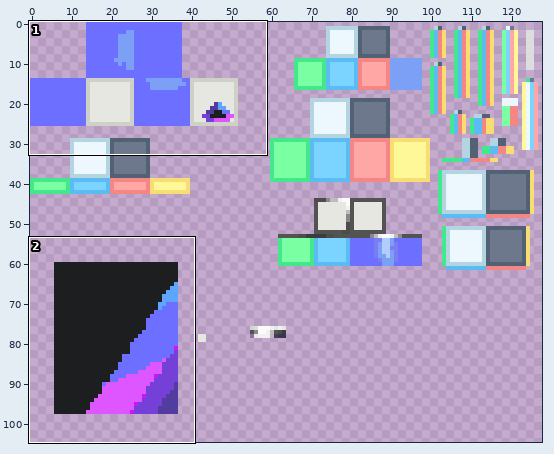
Sprite sheet: Drumset/DrumKit.png. Above: a wide view before the commit, with the close-up outlined.
Close-up. Earlier state:
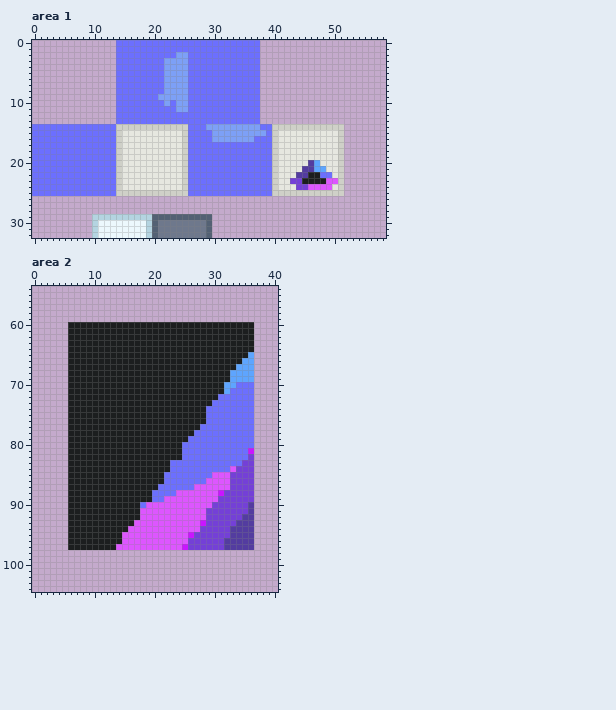
The file is 128x128 pixels. Colours within 5 levels of each other are drawn and written as one. Shown: area 1: x 0..58, y 0..32; area 2: x 0..40, y 54..104. The wide view leaves out empty margins.
Now the later version:
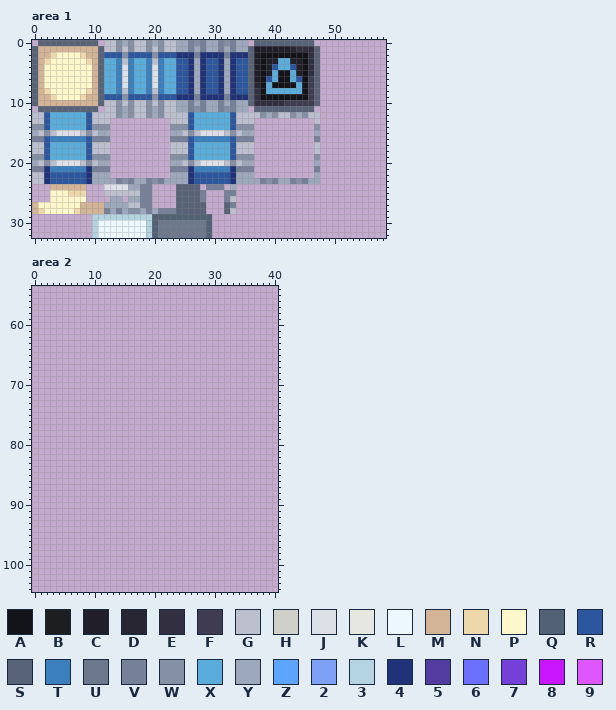
Palette (. is transparent): A #13131a  B #1c1e1f  C #1f1e29  D #282633  E #322f40  F #3f3b51  G #bcc0ce  H #cfd0c8  J #dee0e7  K #e6e7e0  L #ecf8fd  M #d3b497  N #edd7ab  P #fff7cc  Q #536174  R #2c569e  S #596378  T #3c7fbd  U #6e788c  V #768199  W #8590a5  X #5aacdb  Y #9ea8bd  Z #5ea5ff  2 #7da0f7  3 #b4d4e1  4 #203278  5 #533ca0  6 #6c6fff  7 #7440d7  8 #ca15ff  9 #dd56ff
Change:
Area 1:
y 0: x 1..10 .......... -> SSSSSSSSSS; x 12..46 ..666666666666666666666666......... -> GGWYWGGWYWGGYYVWVYYVWVYY.SSSSSSSSSS
y 1: x 0..47 ..............666666666666666666666666.......... -> SMMMMMMMMMMSGGWGWGGWGWGGYYVYVYYVYVYYSCCCCCCDEEES
y 2: x 0..47 ..............666666666622666666666666.......... -> SMMNPPPPNMMSRRRWRRRRWRRR444V4444V444SCAAAAAAAAES
y 3: x 0..47 ..............666666662222666666666666.......... -> SMNPPPPPPNMSXXTGTXXTGTXXRR4Y4RR4Y4RRSCACCXXCCAES
y 4: x 0..47 ..............666666662222666666666666.......... -> SMPPPPPPPPMSXXTJTXXTJTXXRR4Y4RR4Y4RRSCACRXXRCAES
y 5: x 0..47 ..............666666662222666666666666.......... -> SMPPPPPPPPMSXXTJTXXTJTXXRR4Y4RR4Y4RRSCACXAAXCAES
y 6: x 0..47 ..............666666662222666666666666.......... -> SMPPPPPPPPMSXXTJTXXTJTXXRR4Y4RR4Y4RRSCARXAAXRAFS
y 7: x 0..47 ..............666666662222666666666666.......... -> SMPPPPPPPPMSXXTJTXXTJTXXRR4Y4RR4Y4RRSDAXAAAAXAFS
y 8: x 0..47 ..............666666662222666666666666.......... -> SMNPPPPPPNMSXXTGTXXTGTXXRR4Y4RR4Y4RRSEAXXXXXXAFS
y 9: x 0..47 ..............666666622222666666666666.......... -> SMMNPPPPNMMSRRRWRRRRWRRR444V4444V444SEAAAAAAAAFS
y 10: x 0..47 ..............666666662622666666666666.......... -> SMMMMMMMMMMSGGWGWGGWGWGGYYVYVYYVYVYYSEEEEEFFFFFS
y 11: x 1..10 .......... -> SSSSSSSSSS; x 12..46 ..666666666622666666666666......... -> GGWYWGGWYWGGYYVWVYYVWVYY.SSSSSSSSSS
y 12: x 0..47 ..............666666666666666666666666.......... -> GGRXXXXXXRGGGGWYWGGWYWGGGGRXXXXXXRGGGGWYWGGWYWGG
y 13: x 0..12 ............. -> GGRXXXXXXRGGG; x 14..37 666666666666666666666666 -> .........GGGRXXXXXXRGGG.; x 47 . -> G
y 14: x 0..51 66666666666666HHHHHHHHHHHH66622222222266HHHHHHHHHHHH -> WWRXXXXXXRWWW..........WWWRXXXXXXRWWW..........W....
y 15: x 0..51 66666666666666HKKKKKKKKKKH66662222222226HKKKKKKKKKKH -> YGWGJJJJGWGYY..........YYGWGJJJJGWGYY..........Y....
y 16: x 0..51 66666666666666HKKKKKKKKKKH66662222222666HKKKKKKKKKKH -> VVRTTTTTTRVVV..........VVVRTTTTTTRVVV..........V....
y 17..18: x 0..51 66666666666666HKKKKKKKKKKH66666666666666HKKKKKKKKKKH -> GGRXXXXXXRGGG..........GGGRXXXXXXRGGG..........G....
y 19: x 0..51 66666666666666HKKKKKKKKKKH66666666666666HKKKKKKKKKKH -> WWRXXXXXXRWWW..........WWWRXXXXXXRWWW..........W....
y 20: x 0..51 66666666666666HKKKKKKKKKKH66666666666666HKKKKK5ZKKKH -> YGWGJJJJGWGYY..........YYGWGJJJJGWGYY..........Y....
y 21: x 0..51 66666666666666HKKKKKKKKKKH66666666666666HKKKK55ZZKKH -> VV4TTTTTT4VVV..........VVV4TTTTTT4VVV..........V....
y 22: x 0..51 66666666666666HKKKKKKKKKKH66666666666666HKKK55BB66KH -> GG4RRRRRR4YYY..........YYY4RRRRRR4YYY..........Y....
y 23: x 0..51 66666666666666HKKKKKKKKKKH66666666666666HKK77BBBB99H -> GG4RRRRRR4YYYYVWVYYVWVYYYY4RRRRRR4YYYYVWVYYVWVYY....
y 24: x 0..51 66666666666666HKKKKKKKKKKH66666666666666HKKK779999KH -> ...MMMMMM...JJJJYYVV....SSSS.VVV.Y..................
y 25: x 0..51 66666666666666HHHHHHHHHHHH66666666666666HHHHHHHHHHHH -> ...PPPNNN...GGGGGGVV....SSSSV...VV..................
y 26: x 3..8 ...... -> PPPPPP; x 13..14 .. -> YY; x 16..19 .... -> YYVV; x 24..28 ..... -> SSSSV; x 32..33 .. -> VG
y 27: x 0..19 .................... -> MPPPPPPPMMMMYYYYGGVV; x 24..28 ..... -> SSSSS; x 32..33 .. -> SV
y 28: x 0..28 ............................. -> MNPPPPPNMMMMVYVYWWYVYVVVSSSSS; x 32..33 .. -> SG
Area 2:
y 60..64: x 6..36 BBBBBBBBBBBBBBBBBBBBBBBBBBBBBBB -> ...............................
y 65: x 6..36 BBBBBBBBBBBBBBBBBBBBBBBBBBBBBBZ -> ...............................
y 66: x 6..36 BBBBBBBBBBBBBBBBBBBBBBBBBBBBBZZ -> ...............................
y 67: x 6..36 BBBBBBBBBBBBBBBBBBBBBBBBBBBBZZZ -> ...............................
y 68..69: x 6..36 BBBBBBBBBBBBBBBBBBBBBBBBBBBZZZZ -> ...............................
y 70: x 6..36 BBBBBBBBBBBBBBBBBBBBBBBBBBZZ666 -> ...............................
y 71: x 6..36 BBBBBBBBBBBBBBBBBBBBBBBBBBZ6666 -> ...............................
y 72: x 6..36 BBBBBBBBBBBBBBBBBBBBBBBBB666666 -> ...............................
y 73: x 6..36 BBBBBBBBBBBBBBBBBBBBBBBB6666666 -> ...............................
y 74..76: x 6..36 BBBBBBBBBBBBBBBBBBBBBBB66666666 -> ...............................
y 77: x 6..36 BBBBBBBBBBBBBBBBBBBBBB666666666 -> ...............................
y 78: x 6..36 BBBBBBBBBBBBBBBBBBBBB6666666666 -> ...............................
y 79: x 6..36 BBBBBBBBBBBBBBBBBBBB66666666666 -> ...............................
y 80: x 6..36 BBBBBBBBBBBBBBBBBBB666666666666 -> ...............................
y 81: x 6..36 BBBBBBBBBBBBBBBBBBB666666666668 -> ...............................
y 82: x 6..36 BBBBBBBBBBBBBBBBBBB666666666667 -> ...............................
y 83: x 6..36 BBBBBBBBBBBBBBBBB66666666666677 -> ...............................
y 84: x 6..36 BBBBBBBBBBBBBBBBB66666666669777 -> ...............................
y 85: x 6..36 BBBBBBBBBBBBBBBB666666669997777 -> ...............................
y 86: x 6..36 BBBBBBBBBBBBBBBB666666699997777 -> ...............................
y 87: x 6..36 BBBBBBBBBBBBBBB6666669999997777 -> ...............................
y 88: x 6..36 BBBBBBBBBBBBBB66669999999877777 -> ...............................
y 89: x 6..36 BBBBBBBBBBBBBB66999999999777777 -> ...............................
y 90: x 6..36 BBBBBBBBBBBB6999999999997777775 -> ...............................
y 91: x 6..36 BBBBBBBBBBBB9999999999977777775 -> ...............................
y 92: x 6..36 BBBBBBBBBBBB9999999999977777755 -> ...............................
y 93: x 6..36 BBBBBBBBBBB99999999999877777555 -> ...............................
y 94: x 6..36 BBBBBBBBBB999999999999777775555 -> ...............................
y 95: x 6..36 BBBBBBBBB9999999999987777775555 -> ...............................
y 96: x 6..36 BBBBBBBBB9999999999977777755555 -> ...............................
y 97: x 6..36 BBBBBBBB99999999999877777755555 -> ...............................
Where, in picture pixels (left, top, right, bottom), the same in both close-ups:
changed: (32, 40, 344, 214)
erased: (68, 322, 254, 550)
